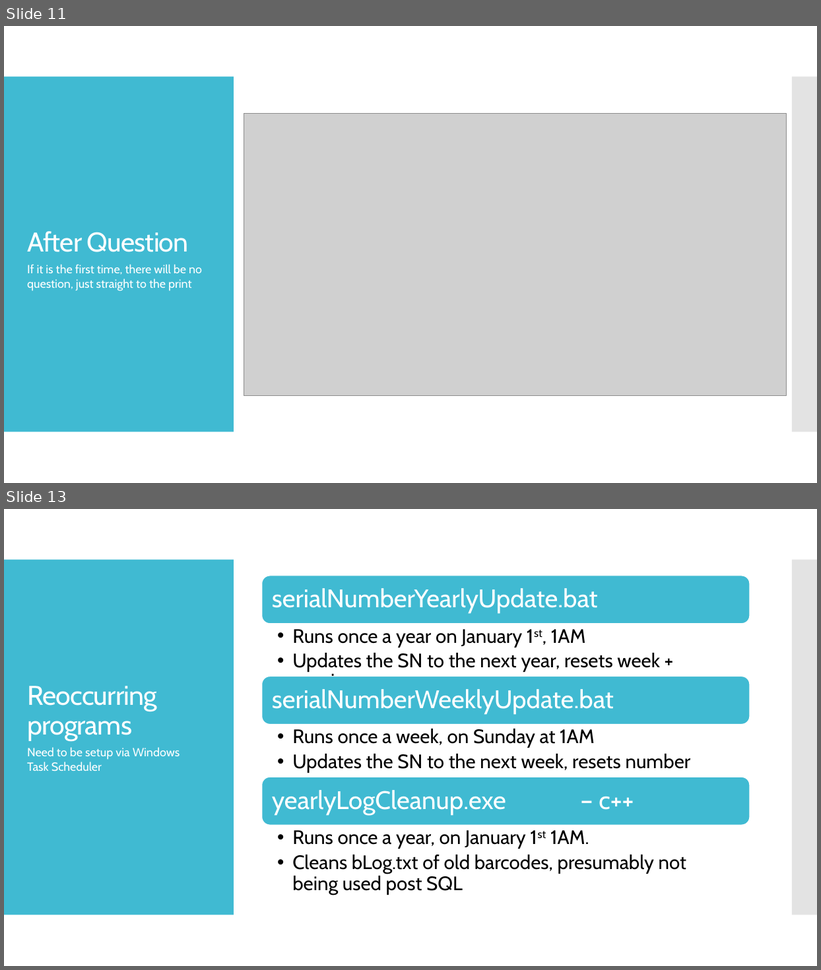
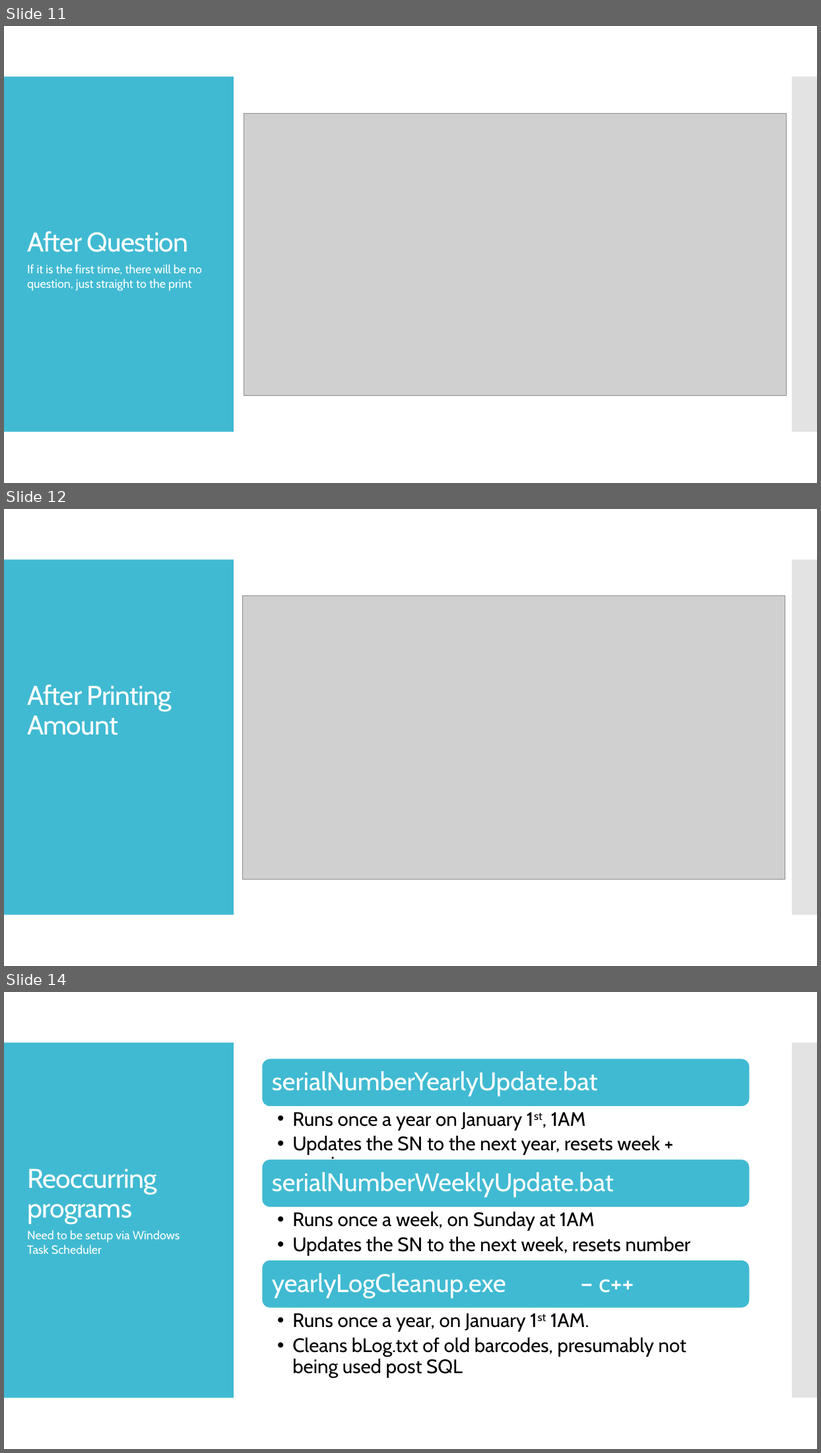
Before and after one commit to pixustechnologies/labelSerialNumberProject, a slide deck: LabelSerialNumberChangeProposal.pptx. Shown one above the other, each under a label of ours: slides 11 and 13 before the commit, slides 11, 12 and 14 after it; the slides between them are not shown. The pictures are 821x970 and 821x1453 pixels, drawn with LibreOffice and Linux fonts; fonts in the diff are those of the drawing; grey boxes stand for pictures. Boxes give left, top, right and bottom in pixels: in the first picture for what was removed or moved away, otherwise in the second. Text is boxed around its words. In the diff, an @@ line names an element or a change of style, - is before the commit and + after.

```diff
--- a/LabelSerialNumberChangeProposal.pptx
+++ b/LabelSerialNumberChangeProposal.pptx
@@ slide 12 added at [4, 509, 817, 966], background #FFFFFF; not listed: 2 template elements that a slide beside it also shows @@
@@ picture added at [242, 596, 785, 880] @@
@@ title added at [27, 685, 172, 735], 32 pt, text #FFFFFF @@
+After Printing Amount
@@ what was slide 13 is now slide 14 @@
```
Also in this commit, not shown: 3 slides changed, 7 other files.
